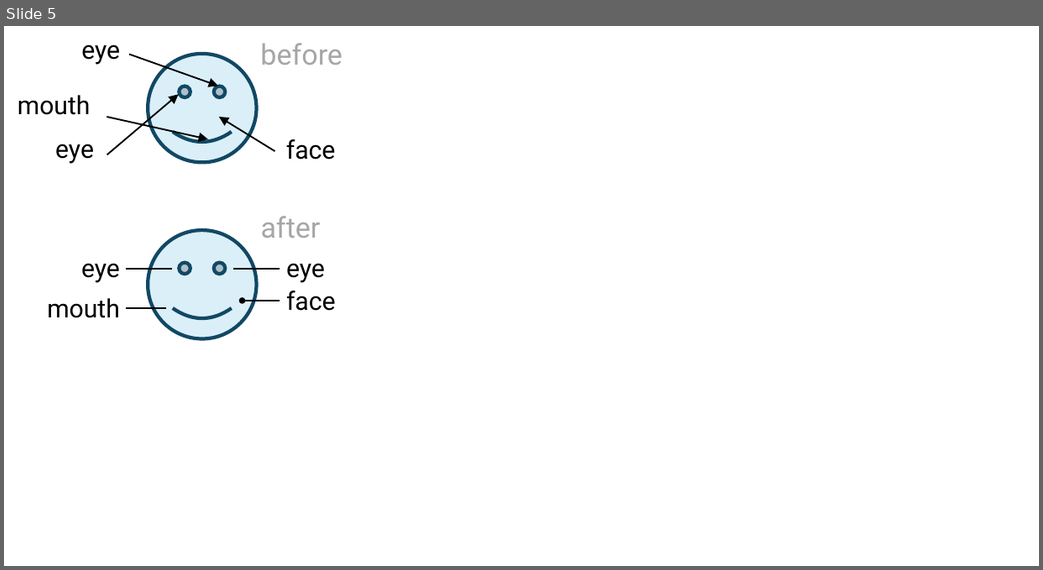
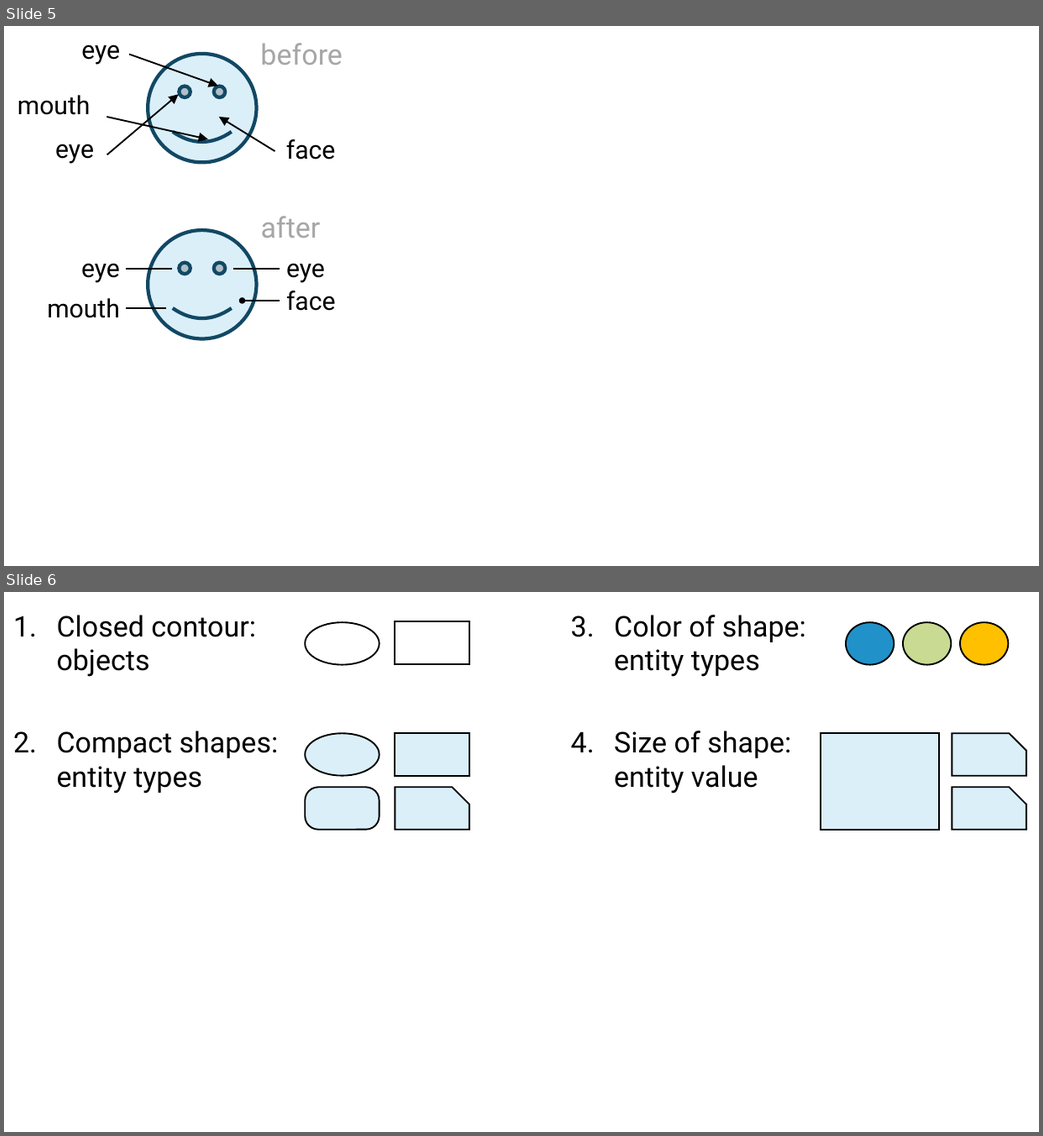
Before and after one commit to UBA-PSI/psi-thesis-guide, a slide deck: degree-thesis/en/Examples/diagram.pptx. Shown one above the other, each under a label of ours: slide 5 before the commit, slides 5 and 6 after it. The pictures are 1043x570 and 1043x1136 pixels, drawn with LibreOffice and Linux fonts; fonts in the diff are those of the drawing. Boxes give left, top, right and bottom in pixels: in the first picture for what was removed or moved away, otherwise in the second. Text is boxed around its words. In the diff, an @@ line names an element or a change of style, - is before the commit and + after.

```diff
--- a/degree-thesis/en/Examples/diagram.pptx
+++ b/degree-thesis/en/Examples/diagram.pptx
@@ slide 6 added at (x1=4, y1=592, x2=1039, y2=1132), background #FFFFFF @@
@@ text added at (x1=57, y1=615, x2=279, y2=794), 18 pt, text #000000 @@
+1. Closed contour:
+   objects
+2. Compact shapes:
+   entity types
@@ text added at (x1=614, y1=615, x2=806, y2=794), 18 pt, text #000000 @@
+3. Color of shape:
+   entity types
+4. Size of shape:
+   entity value
@@ ellipse added at (x1=305, y1=623, x2=379, y2=665), outline #000000 1 pt @@
@@ rectangle added at (x1=395, y1=621, x2=469, y2=664), outline #000000 1 pt @@
@@ ellipse added at (x1=845, y1=623, x2=893, y2=665), fill #2191C9, outline #000000 1 pt @@
@@ ellipse added at (x1=902, y1=623, x2=950, y2=665), fill #C9DA92, outline #000000 1 pt @@
@@ ellipse added at (x1=959, y1=623, x2=1007, y2=665), fill #FFC000, outline #000000 1 pt @@
@@ ellipse added at (x1=305, y1=734, x2=379, y2=776), fill #DBEFF9, outline #000000 1 pt @@
@@ rectangle added at (x1=395, y1=734, x2=469, y2=776), fill #DBEFF9, outline #000000 1 pt @@
@@ rectangle added at (x1=820, y1=734, x2=938, y2=830), fill #DBEFF9, outline #000000 1 pt @@
@@ snip rect added at (x1=951, y1=734, x2=1025, y2=776), fill #DBEFF9, outline #000000 1 pt @@
@@ rounded rectangle added at (x1=305, y1=788, x2=379, y2=830), fill #DBEFF9, outline #000000 1 pt @@
@@ snip rect added at (x1=395, y1=788, x2=469, y2=830), fill #DBEFF9, outline #000000 1 pt @@
@@ snip rect added at (x1=951, y1=788, x2=1025, y2=830), fill #DBEFF9, outline #000000 1 pt @@
```
Also in this commit, not shown: 1 other slide added, 4 other files.
